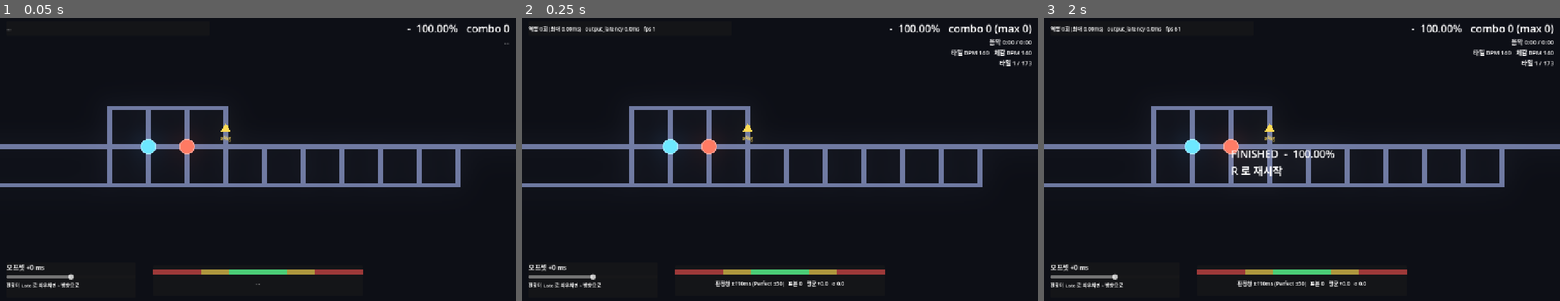
Above: before the commit, frames 1-3 (left to right).
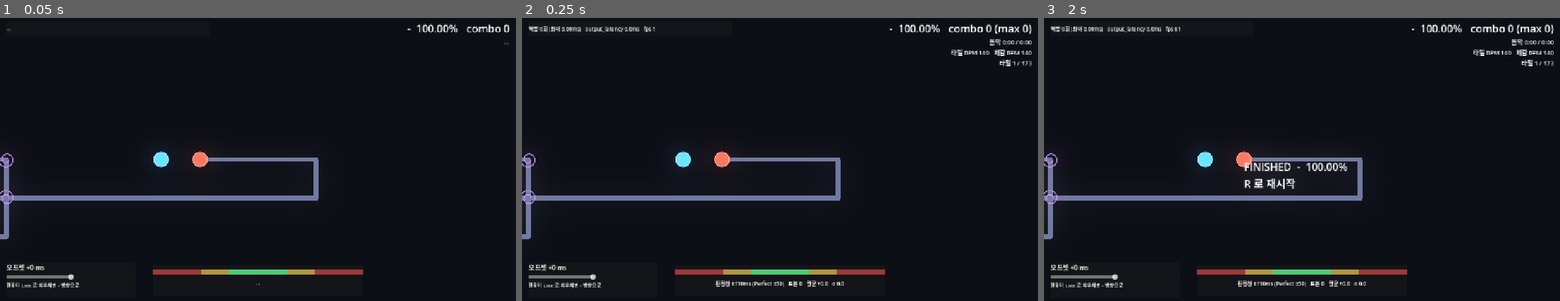
Above: after the commit, the same moments.

Repository: gook-lab/rhythm-godot
Game: Godot game, scene res://scenes/Main.tscn
Two runs of this game, one before a commit and one after it. Both use one fixed random seed, a clock stepped at 60 frames per second and the inputs below. Sound files missing from this copy of the repository are replaced by a short silence.
Inputs (mouse positions are in pixels of both pictures, inside the frame that each line leads up to):
- Up to frame 1 (0.05 s): no input
- Up to frame 2 (0.25 s): no input
- Up to frame 3 (2 s): tap Enter at 0.5 s; move the mouse to (1415, 145) at 0.52 s; tap R at 0.6, 1.35 s; click (1415, 145) at 0.67 s; tap Space at 0.77, 1.52 s; move the mouse to (1198, 173) at 1.27 s; click (1198, 173) at 1.42 s

The runs differ from the first frame. In frame 1, 7.2% of the frame differs, in the area x 0-100%, y 31-79%; in frame 2, 7.2%; in frame 3, 7.8%.

Commit message:
feat: twirl(회전 반전) — 경로 루프 해소, 카메라 낭비 4.75x -> 1.75x
직전 커밋에서 "근본 해결은 twirl"이라고 남겨둔 것을 구현했다.

## 왜 twirl 이 장식이 아닌가
0.5박 홉은 CCW 에서 '항상' -90도로 꺾인다. 8분음 네 번 연속이면 닫힌 사각형이다.
song140 에 0.5박이 80개라 경로가 통째로 루프투성이였고, 카메라를 어떻게 튜닝해도
4.75x 아래로 안 내려갔다. 원인이 카메라가 아니라 경로였다.

twirl 은 회전 방향을 뒤집는다. 같은 박자가 반대로 꺾인다:
  CCW  cur = prev + 180 + b*180   0.5박 -> prev-90 (우회전)
  CW   cur = prev + 180 - b*180   0.5박 -> prev+90 (좌회전)
리듬은 그대로, 모양만 바뀐다.

## 구현
- Chart.twirl_tiles · ChartRuntime.spin_at() · beats_for_tile(prev,cur,spin)
- orbit_sweep_deg 가 부호 있는 스윕을 돌려준다(CW 면 음수)
- hit_times_ms 가 타일별 spin 을 반영
- 화면에 소용돌이 마커(회전 방향대로 감긴다)

착지 불변식은 CW 에서도 성립한다 — 끝각이 어느 방향이든 angles[i-1] 이다.
테스트로 잠갔다(4가지 경로 모양, 전부 0.0000px).

## 자동 배치
make_charts 가 누적 회전이 임계를 넘기 전에 뒤집는다. 임계를 실측했다:
  90도  -> twirl 77개(44%) · 낭비 3.28x
  180도 -> 39개(23%) · 1.76x
  270도 -> 28개(16%) · 1.46x   <- 채택
  360도 -> 21개(12%) · 4.39x
비단조다. 너무 자주 뒤집으면 지그재그가 촘촘해져 경로가 길어지고,
너무 드물면 루프가 돌아온다.

곁다리 발견: 180도로 짰을 때 twirl 이 22.5% 나왔는데, 실제 얼불춤 채보 실측이
787/3158 = 24.9% 였다. 루프 방지라는 기하학적 필요만으로 짠 휴리스틱이
원작과 같은 밀도에 도달했다.

## 카메라 재튜닝
경로가 덜 루프지니 창을 좁혀도 된다.
  twirl 전  ±5(한계)  4.75x / 274px
  twirl 후  ±3        1.75x / 241px
두 지표가 동시에 개선. 가드도 5.5 -> 3.0 으로 조였다.

## 헤드리스 테스트 음소거
--audio-driver CoreAudio 가 진짜 스피커로 나가서 테스트를 돌릴 때마다
곡이 흘러나오고 있었다. probe_clock 과 SmokeRunner 가 시작 시
AudioServer.set_bus_mute(0, true) 를 부른다.
측정 영향 확인: 지터 1.14ms(켜짐) vs 0.95ms(음소거) — 실행 간 편차 안.

104 -> 121 passed / 0 failed · 스모크 3모드 전부 PASS

Diff:
--- a/charts/song140.tres
+++ b/charts/song140.tres
@@ -6,8 +6,9 @@
 [resource]
 script = ExtResource("1_chart")
 bpm = 140
-angles = PackedFloat32Array(0, 0, 0, 270, 180, 180, 180, 180, 180, 180, 180, 180, 90, 0, 0, 0, 0, 0, 0, 0, 0, 270, 180, 180, 180, 180, 180, 180, 180, 180, 90, 0, 0, 0, 0, 0, 0, 270, 180, 180, 90, 0, 270, 180, 180, 90, 0, 180, 90, 0, 0, 270, 180, 90, 0, 0, 270, 180, 0, 270, 180, 180, 90, 0, 270, 180, 180, 90, 0, 180, 90, 0, 0, 270, 180, 90, 0, 0, 270, 180, 0, 0, 0, 270, 180, 180, 180, 180, 180, 180, 180, 180, 90, 0, 0, 0, 0, 0, 0, 0, 0, 270, 180, 180, 180, 180, 180, 180, 180, 180, 90, 0, 0, 0, 0, 0, 0, 270, 180, 90, 0, 270, 180, 180, 90, 0, 0, 0, 0, 270, 180, 90, 0, 270, 180, 180, 90, 0, 0, 0, 0, 270, 180, 90, 0, 270, 180, 180, 90, 0, 0, 0, 0, 270, 180, 90, 0, 270, 180, 180, 90, 0, 0, 0, 0, 0, 0, 0, 0, 180, 0, 180, 0, 0)
+angles = PackedFloat32Array(0, 0, 0, 270, 180, 180, 180, 180, 180, 180, 180, 180, 90, 180, 180, 180, 180, 180, 180, 180, 180, 270, 0, 0, 0, 0, 0, 0, 0, 0, 270, 180, 180, 180, 180, 180, 180, 90, 180, 180, 270, 0, 270, 180, 180, 90, 180, 0, 270, 180, 180, 90, 180, 270, 0, 0, 270, 180, 0, 270, 180, 180, 90, 180, 270, 0, 0, 270, 180, 0, 270, 180, 180, 90, 180, 270, 0, 0, 270, 180, 0, 0, 0, 270, 180, 180, 180, 180, 180, 180, 180, 180, 90, 180, 180, 180, 180, 180, 180, 180, 180, 270, 0, 0, 0, 0, 0, 0, 0, 0, 270, 180, 180, 180, 180, 180, 180, 90, 180, 270, 0, 270, 180, 180, 90, 180, 180, 180, 180, 270, 0, 270, 180, 90, 180, 180, 270, 0, 0, 0, 0, 270, 180, 90, 180, 270, 0, 0, 270, 180, 180, 180, 180, 90, 180, 270, 0, 270, 180, 180, 90, 180, 180, 180, 180, 180, 180, 180, 180, 0, 180, 0, 180, 180)
 start_offset_ms = 6428.57
 audio = ExtResource("2_audio")
+twirl_tiles = PackedInt32Array(13, 30, 38, 42, 46, 48, 52, 56, 63, 67, 74, 78, 93, 110, 118, 121, 125, 131, 134, 141, 144, 148, 154, 157, 161, 170, 171, 172)
 speed_changes = PackedVector2Array(117, 1.5, 165, 1, 171, 0.7)
 title = "칩튠 140 — 멜로디 채보"
--- a/scripts/Chart.gd
+++ b/scripts/Chart.gd
@@ -29,6 +29,14 @@
 ## (Judge.set_gaps). 그래서 3배속 구간에서도 판정창이 이웃 타일에 안 닿는다.
 @export var speed_changes: PackedVector2Array = PackedVector2Array()
 
+## Twirl 타일 (회전 방향 반전). 이 타일부터 공전이 반대로 돈다.
+##
+## 장식이 아니라 '경로 다양성의 유일한 수단'이다.
+## 0.5박 홉은 CCW 에서 항상 -90도(우회전)라 네 번 연속이면 닫힌 사각형이 된다.
+## twirl 로 CW 로 뒤집으면 같은 0.5박이 +90도(좌회전)가 되어 지그재그가 된다.
+## 실제 얼불춤 채보가 타일의 25% 에 twirl 을 거는 이유가 이것이다.
+@export var twirl_tiles: PackedInt32Array = PackedInt32Array()
+
 @export var title: String = ""
 
 
--- a/scripts/ChartRuntime.gd
+++ b/scripts/ChartRuntime.gd
@@ -40,8 +40,14 @@
 
 
 ## 타일 prev 에서 타일 cur 로 넘어갈 때의 대기 박자 수.
-static func beats_for_tile(prev: float, cur: float) -> float:
-	var sweep := normalize360(cur - (prev + 180.0))
+##
+## spin = +1 이면 반시계(기본), -1 이면 시계(twirl 걸린 상태).
+## 방향이 반대면 같은 기하가 다른 박자가 되고, 거꾸로 같은 박자가 반대로 꺾인다:
+##   0.5박 -> CCW 는 prev-90(우회전) · CW 는 prev+90(좌회전)
+## 착지 불변식은 양쪽 다 성립한다 — 끝각이 어느 쪽이든 angles[i-1] 이다.
+static func beats_for_tile(prev: float, cur: float, spin: int = 1) -> float:
+	var sweep := normalize360(cur - (prev + 180.0)) if spin >= 0 \
+		else normalize360((prev + 180.0) - cur)
 	if is_zero_approx(sweep):
 		sweep = 360.0  # 제자리 = 한 바퀴 (U턴)
 	return sweep / 180.0
@@ -62,10 +68,22 @@
 
 
 ## 타일 i 에 도달하는 데 걸리는 박자.
-static func beats_to_reach(angles: PackedFloat32Array, i: int) -> float:
+static func beats_to_reach(angles: PackedFloat32Array, i: int, spin: int = 1) -> float:
 	if i <= 0 or i >= angles.size():
 		return 0.0
-	return beats_for_tile(incoming_deg(angles, i), angles[i - 1])
+	return beats_for_tile(incoming_deg(angles, i), angles[i - 1], spin)
+
+
+## 타일에서의 회전 방향. +1 = 반시계(기본), -1 = 시계.
+## twirl 타일을 하나 지날 때마다 뒤집힌다.
+static func spin_at(chart: Chart, tile: int) -> int:
+	if chart == null:
+		return 1
+	var s := 1
+	for k in range(chart.twirl_tiles.size()):
+		if chart.twirl_tiles[k] <= tile:
+			s = -s
+	return s
 
 
 ## 타일 i 에서 유효한 속도 배율. 그 타일까지의 마지막 변경을 따른다.
@@ -105,9 +123,10 @@
 	out[0] = chart.start_offset_ms  # 타일 0 = 출발점, 판정 없음
 	var spb := 60000.0 / chart.bpm  # ms per beat (배속 1.0 기준)
 	for i in range(1, chart.angles.size()):
-		# 타일 i 로 가는 공전은 축이 타일 i-1 이므로, 그 타일에 걸린 배속을 따른다.
+		# 타일 i 로 가는 공전은 축이 타일 i-1 이므로, 그 타일의 배속과 회전방향을 따른다.
 		var mult := speed_mult_at(chart, i - 1)
-		out[i] = out[i - 1] + beats_to_reach(chart.angles, i) * spb / mult
+		var spin := spin_at(chart, i - 1)
+		out[i] = out[i - 1] + beats_to_reach(chart.angles, i, spin) * spb / mult
 	return out
 
 
@@ -133,9 +152,10 @@
 	return normalize360(incoming_deg(angles, i) + 180.0)
 
 
-## 타일 i 로 가는 공전의 스윕각(도). 대기 박자와 같은 양을 도 단위로 준다.
-static func orbit_sweep_deg(angles: PackedFloat32Array, i: int) -> float:
-	return beats_to_reach(angles, i) * 180.0
+## 타일 i 로 가는 공전의 스윕각(도). 부호가 회전 방향이다.
+## CW(twirl) 이면 음수 — 렌더가 반대로 돌아야 착지가 맞는다.
+static func orbit_sweep_deg(angles: PackedFloat32Array, i: int, spin: int = 1) -> float:
+	return beats_to_reach(angles, i, spin) * 180.0 * (1.0 if spin >= 0 else -1.0)
 
 
 ## 공전이 끝나는 각도. 정의상 반드시 angles[i-1] 이어야 하고,
--- a/scripts/Main.gd
+++ b/scripts/Main.gd
@@ -16,19 +16,18 @@
 
 ## 카메라가 평균낼 타일 범위(앞뒤). 크면 차분하지만 행성이 화면 중심에서 멀어진다.
 ##
-## 실측 (창 / 경로낭비배수 / 행성까지 최대거리):
-##   demo(20초, 루프 적음)  ±1 4.07x/162px · ±2 3.32x/194px · ±3 3.10x/242px
-##   song140(실제 곡)       ±2 7.35x/212px · ±5 4.75x/274px
-##                          ±8 2.50x/370px · ±12 2.36x/460px
-##
-## 뷰포트가 1280x720 이라 화면 반높이가 360px 다. ±8 부터는 행성이 화면 밖으로 나간다.
-## 그래서 ±5 가 안전한 상한이다.
-##
-## 근본 원인은 카메라가 아니라 경로다: 0.5박 홉은 '항상 같은 방향으로' -90도 돈다.
-## 8분음이 네 번 연속되면 닫힌 사각형이 된다. song140 에는 0.5박이 80개다.
-## 실제 얼불춤이 타일의 25% 에 twirl(회전방향 반전)을 거는 게 바로 이것 때문이다 —
-## twirl 이 있어야 연속 8분음이 원이 아니라 지그재그가 된다. (아직 미구현)
-const CAMERA_WINDOW := 5
+## 실측 (창 / 경로낭비배수 / 행성까지 최대거리) — song140 기준:
+##   twirl 없을 때  ±2 7.35x/212px · ±5 4.75x/274px · ±8 2.50x/370px
+##   twirl 적용 후  ±1 2.52x/176px · ±2 2.05x/212px · ±3 1.75x/241px · ±5 1.46x/274px
+##
+## 뷰포트가 1280x720 이라 화면 반높이가 360px 다. 행성이 그보다 멀어지면 화면 밖이다.
+##
+## twirl 을 넣기 전에는 경로가 너무 루프를 그려서 ±5 까지 넓혀도 4.75x 였다.
+## 근본 원인이 카메라가 아니라 경로였기 때문이다 —
+## 0.5박 홉은 CCW 에서 '항상' -90도라 네 번 연속이면 닫힌 사각형이 된다.
+## twirl 로 회전 방향을 뒤집으면 같은 0.5박이 +90도가 되어 지그재그가 된다.
+## 그래서 지금은 ±3 으로 좁혀도 1.75x 다 — 흔들림도 줄고 행성도 중앙에 가깝다.
+const CAMERA_WINDOW := 3
 
 ## 흔들림: 세기(px) · 감쇠(px/초) · 주파수(Hz) · 발동 최소 콤보
 const SHAKE_STRENGTH := 7.0
@@ -139,10 +138,12 @@
 func _configure_orbit(i: int) -> void:
 	if i <= 0 or i >= chart.angles.size():
 		return
+	# 회전 방향(twirl)은 축 타일(i-1)의 상태를 따른다. 스윕 부호가 곧 방향이다.
+	var spin := ChartRuntime.spin_at(chart, i - 1)
 	_planets.configure(
 		_positions[i - 1],
 		ChartRuntime.orbit_start_deg(chart.angles, i),
-		ChartRuntime.orbit_sweep_deg(chart.angles, i),
+		ChartRuntime.orbit_sweep_deg(chart.angles, i, spin),
 		TILE_SPACING)
 
 
@@ -343,7 +344,8 @@
 	# 판정창이 왜 좁아져야 하는지를 화면에서 바로 보여준다.
 	# 타일 BPM 은 속도 타일(토끼/달팽이)이 적용된 '실효' 값이다.
 	# 체감 BPM = 실효 BPM / 현재 홉 박자 — 1/6박 홉을 340 으로 밟으면 2040 이 된다.
-	var hop := ChartRuntime.beats_to_reach(chart.angles, _idx)
+	var hop := ChartRuntime.beats_to_reach(chart.angles, _idx,
+		ChartRuntime.spin_at(chart, maxi(_idx - 1, 0)))
 	var ebpm := ChartRuntime.effective_bpm_at(chart, maxi(_idx - 1, 0))
 	var felt := ebpm / hop if hop > 0.0 else ebpm
 	var mult := ChartRuntime.speed_mult_at(chart, maxi(_idx - 1, 0))
--- a/scripts/SpeedMarkers.gd
+++ b/scripts/SpeedMarkers.gd
@@ -1,8 +1,12 @@
 class_name SpeedMarkers
 extends Node2D
 
-## 토끼/달팽이 타일 표시 (얼불춤의 SetSpeed 타일).
-## 위로 향한 삼각형 = 빨라짐(토끼), 아래로 = 느려짐(달팽이).
+## 타일 위의 마커 두 종류.
+##   삼각형  = 속도 변경(얼불춤의 토끼/달팽이). 위=빨라짐, 아래=느려짐.
+##   소용돌이 = twirl(회전 방향 반전).
+##
+## twirl 마커가 중요한 이유: 회전이 뒤집히면 같은 박자가 반대로 꺾인다.
+## 표시가 없으면 플레이어는 왜 길이 반대로 도는지 알 수 없다.
 ##
 ## 스프라이트를 쓰지 않는 이유는 나머지와 같다 — M1 은 도형으로 간다.
 ## 배속 숫자를 같이 찍는 게 아이콘보다 정보가 많다.
@@ -20,6 +24,31 @@
 func _draw() -> void:
 	if _chart == null:
 		return
+	_draw_twirls()
+	_draw_speed()
+
+
+## 소용돌이. 회전이 뒤집히는 지점이라 방향을 알아볼 수 있어야 한다.
+func _draw_twirls() -> void:
+	for k in range(_chart.twirl_tiles.size()):
+		var i := _chart.twirl_tiles[k]
+		if i < 0 or i >= _positions.size():
+			continue
+		var c: Vector2 = _positions[i]
+		# 이 타일부터의 회전 방향으로 감기는 나선
+		var spin := ChartRuntime.spin_at(_chart, i)
+		var pts := PackedVector2Array()
+		var turns := 1.6
+		var steps := 26
+		for n in range(steps + 1):
+			var f := float(n) / steps
+			var a := f * TAU * turns * (1.0 if spin >= 0 else -1.0)
+			var r := 6.0 + 16.0 * f
+			pts.append(c + Vector2(cos(a), -sin(a)) * r)
+		draw_polyline(pts, Color(0.85, 0.55, 1.0, 0.9), 2.5, true)
+
+
+func _draw_speed() -> void:
 	var font := ThemeDB.fallback_font
 	for k in range(_chart.speed_changes.size()):
 		var sc := _chart.speed_changes[k]
--- a/tests/SmokeRunner.gd
+++ b/tests/SmokeRunner.gd
@@ -46,6 +46,13 @@
 
 
 func _ready() -> void:
+	# !! 헤드리스 테스트가 실제 스피커로 소리를 내면 안 된다.
+	#    --audio-driver CoreAudio 는 진짜 오디오 장치를 쓰기 때문에
+	#    그냥 두면 테스트를 돌릴 때마다 곡이 흘러나온다.
+	#    버스 음소거는 믹싱을 멈추지 않으므로 클럭 측정에 영향이 없다
+	#    (실측: 지터 1.14ms -> 0.95ms, 실행 간 편차 범위 안).
+	AudioServer.set_bus_mute(0, true)
+
 	var args := OS.get_cmdline_user_args()
 	autoplay = args.has("--autoplay")
 	for a in args:
@@ -196,11 +203,11 @@
 		print("  FAIL 카메라가 한 프레임에 %.1fpx 튀었다" % mx); fails += 1
 	# 흔들림. 순간 위치를 쫓으면 경로의 지그재그를 그대로 따라가 5.9~8.2x 가 된다.
 	# 타깃이 지그재그를 그대로 쫓는지 (순간 위치 추적이면 5.9~8.2x)
-	if waste > 5.5:
+	if waste > 3.0:
 		print("  FAIL 카메라 타깃 낭비 %.2fx — 지그재그를 그대로 쫓고 있나?"
 			% waste); fails += 1
 	# 실제로 보이는 흔들림. 미스마다 흔들던 시절엔 18.01x 였다.
-	if seen_waste > 6.5:
+	if seen_waste > 4.0:
 		print("  FAIL 화면 흔들림 낭비 %.2fx — 흔들림이 과하다" % seen_waste); fails += 1
 
 	# 렌더 커서를 판정 커서에 묶으면 여기가 20~60% 로 뛴다.
--- a/tests/probe_clock.gd
+++ b/tests/probe_clock.gd
@@ -21,6 +21,10 @@
 		print("click_120.wav 없음 — python3 tools/make_click.py 120 60 먼저 실행")
 		quit(1)
 		return
+
+	# 헤드리스 테스트가 실제 스피커로 소리를 내면 안 된다.
+	# 버스 음소거는 믹싱을 멈추지 않으므로 get_playback_position() 은 그대로 흐른다.
+	AudioServer.set_bus_mute(0, true)
 
 	var player := AudioStreamPlayer.new()
 	root.add_child(player)
--- a/tests/run_tests.gd
+++ b/tests/run_tests.gd
@@ -35,6 +35,7 @@
 	t_judge_classify()
 	t_score()
 	t_speed_tiles()
+	t_twirl()
 
 	print("\n%d passed, %d failed" % [_pass, _fail])
 	quit(_fail)
@@ -391,3 +392,62 @@
 	ok(j.miss_ms * 2.0 <= gap, "4배속 구간(%.0fms)에서도 판정창(%.0fms)이 안 겹친다"
 		% [gap, j.miss_ms * 2.0])
 	j.free()
+
+
+## Twirl — 회전 방향 반전.
+##
+## 장식이 아니라 경로 다양성의 유일한 수단이다.
+## 0.5박 홉이 CCW 에서 항상 우회전이라 네 번 연속이면 닫힌 사각형이 되는데,
+## twirl 로 뒤집으면 같은 0.5박이 좌회전이 되어 지그재그가 된다.
+func t_twirl() -> void:
+	print("twirl — 같은 박자가 반대로 꺾인다")
+	# 0.5박: CCW 는 prev-90, CW 는 prev+90
+	eq(ChartRuntime.beats_for_tile(0.0, 270.0, 1), 0.5, "CCW: 0->270 은 0.5박")
+	eq(ChartRuntime.beats_for_tile(0.0, 90.0, -1), 0.5, "CW : 0->90 도 0.5박")
+	# 직선과 U턴은 방향과 무관해야 한다
+	eq(ChartRuntime.beats_for_tile(0.0, 0.0, 1), 1.0, "직선 CCW 1박")
+	eq(ChartRuntime.beats_for_tile(0.0, 0.0, -1), 1.0, "직선 CW 도 1박")
+	eq(ChartRuntime.beats_for_tile(0.0, 180.0, 1), 2.0, "U턴 CCW 2박")
+	eq(ChartRuntime.beats_for_tile(0.0, 180.0, -1), 2.0, "U턴 CW 도 2박")
+
+	print("twirl — spin_at 이 타일마다 뒤집힌다")
+	var c := make_chart([0.0, 0.0, 0.0, 0.0, 0.0], 120.0, 0.0)
+	ok(ChartRuntime.spin_at(c, 3) == 1, "twirl 없으면 +1")
+	c.twirl_tiles = PackedInt32Array([2])
+	ok(ChartRuntime.spin_at(c, 1) == 1, "타일 1 은 아직 +1")
+	ok(ChartRuntime.spin_at(c, 2) == -1, "타일 2 부터 -1")
+	c.twirl_tiles = PackedInt32Array([2, 4])
+	ok(ChartRuntime.spin_at(c, 3) == -1, "타일 3 은 -1")
+	ok(ChartRuntime.spin_at(c, 4) == 1, "두 번 뒤집으면 다시 +1")
+
+	print("twirl — 착지 불변식은 방향이 뒤집혀도 유지된다")
+	# 이게 깨지면 twirl 구간에서만 행성이 타일 밖에 내린다.
+	const R := 96.0
+	var cases := {
+		"CW 0.5박 연속": [0.0, 90.0, 180.0, 270.0, 0.0],
+		"CW 90도 계단": [0.0, 90.0, 0.0, 270.0, 0.0],
+		"CW U턴": [0.0, 180.0, 0.0],
+		"CW 15도격자": [15.0, 105.0, 240.0, 60.0, 330.0],
+	}
+	for name in cases:
+		var angles := PackedFloat32Array(cases[name])
+		var pos := ChartRuntime.tile_positions(angles, R)
+		var worst := 0.0
+		for i in range(1, angles.size()):
+			var a := ChartRuntime.orbit_start_deg(angles, i)
+			var sw := ChartRuntime.orbit_sweep_deg(angles, i, -1)   # 전 구간 twirl
+			var e := deg_to_rad(a + sw)
+			var landed: Vector2 = pos[i - 1] + Vector2(cos(e), -sin(e)) * R
+			worst = maxf(worst, landed.distance_to(pos[i]))
+		ok(worst < 0.01, "%s — 착지 오차 %.4f px" % [name, worst])
+
+	print("twirl — 히트타임에 반영된다")
+	# 같은 각도 배열이라도 twirl 이 걸리면 박자가 달라진다.
+	var c2 := make_chart([0.0, 270.0, 180.0], 120.0, 0.0)   # CCW 로 0.5박씩
+	var h_no := ChartRuntime.hit_times_ms(c2)
+	c2.twirl_tiles = PackedInt32Array([1])
+	var h_tw := ChartRuntime.hit_times_ms(c2)
+	ok(not is_equal_approx(h_no[2], h_tw[2]),
+		"twirl 이 히트타임을 바꾼다 (%.0f -> %.0f)" % [h_no[2], h_tw[2]])
+	# CCW 0.5박이 CW 에선 1.5박이 된다 (270도 상대각의 반대편)
+	eq(h_tw[2] - h_tw[1], 750.0, "CW 에서 같은 기하는 1.5박 = 750ms")
Not shown, changed: README.md
Not shown, changed: tools/make_charts.py
